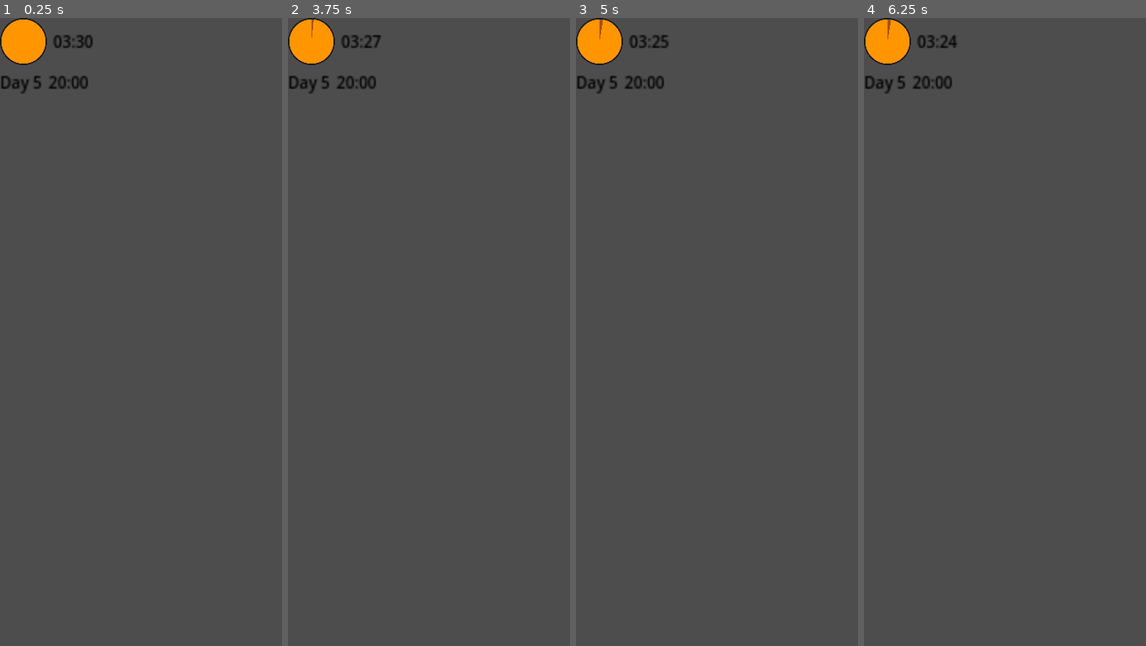
Above: before the commit, frames 1-4 (left to right).
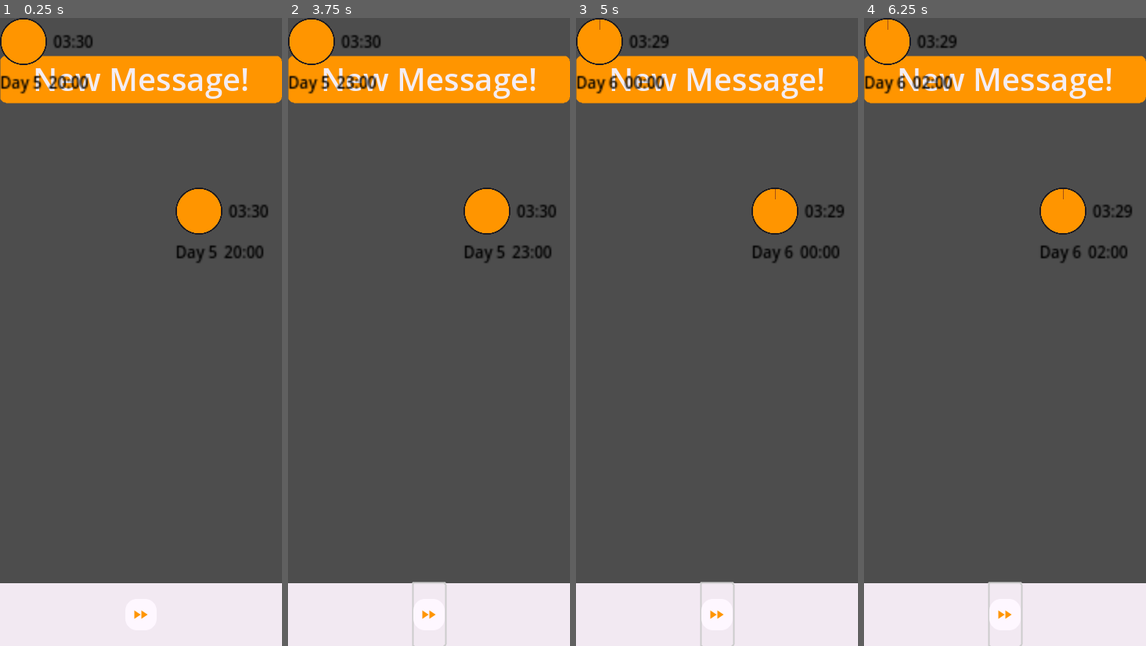
Above: after the commit, the same moments.

Repository: carabowes/Luscinia
Game: Godot game, scene res://main.tscn
Same seed, same stepped clock (60 frames per second), same inputs: the game is played once before the commit and once after it. Before the commit the project starts from res://Scenes/timer.tscn.
Inputs (mouse positions are in pixels of both pictures, inside the frame that each line leads up to):
- Up to frame 1 (0.25 s): no input
- Up to frame 2 (3.75 s): click (429, 80) at 0.5 s, where only the run after the commit has a clickable "New Message!"; click (429, 80) at 1.25 s, where only the run after the commit has a clickable "New Message!"; click (429, 614) at 2.02 s; click (429, 614) at 2.77 s; tap Enter at 3.5 s; move the mouse to (491, 300) at 3.52 s; press the mouse at (491, 300) at 3.53 s; hold D from 3.53 s (still down)
- Up to frame 3 (5 s): release D at 4.25 s; release the mouse at (779, 300) at 4.25 s; tap Space at 4.25 s; drag from (660, 363) to (702, 457) at 4.27 s
- Up to frame 4 (6.25 s): tap Enter at 5 s; move the mouse to (1033, 193) at 5.02 s; press the mouse at (1033, 193) at 5.03 s; hold D 5.03-5.75 s; release the mouse at (1033, 193) at 5.75 s; tap Space at 5.75 s; drag from (990, 457) to (920, 237) at 5.77 s

The runs differ from the first frame. In frame 1, 19% of the frame differs, in the area x 0-100%, y 6-100%; in frame 2, 19%, in the area x 0-100%, y 0-100%; in frame 3, 19%; in frame 4, 19%.

Commit message:
Main prototype scene adapts task-assignment.tscn. Ref #34
- Added task-assignment functionality into main scene
- Applied set theme to buttons in task-assignment

- Fixed bug where message alert still shows even if there are no messages to show.
- Fixed null reference bugs due to new file structure

Diff:
--- a/luscinia/Nodes/task_message_buttons/button.tscn
+++ b/luscinia/Nodes/task_message_buttons/button.tscn
@@ -1,7 +1,8 @@
-[gd_scene load_steps=3 format=3 uid="uid://chi1ovd807bam"]
+[gd_scene load_steps=4 format=3 uid="uid://chi1ovd807bam"]
 
 [ext_resource type="Script" path="res://Scripts/task_message/message_button.gd" id="1_vu3dy"]
 [ext_resource type="Script" path="res://Scripts/task_message/choice_button.gd" id="2_2qkf5"]
+[ext_resource type="Theme" uid="uid://bau28uma7h4s8" path="res://Sprites/UI/themes/details_page_theme.tres" id="2_sbe7r"]
 
 [node name="Button" type="Button"]
 custom_minimum_size = Vector2(360, 50)
@@ -9,6 +10,7 @@
 anchor_right = 1.0
 anchor_bottom = 0.06
 offset_bottom = 2.0
+theme = ExtResource("2_sbe7r")
 text = "placeholder"
 autowrap_mode = 1
 script = ExtResource("1_vu3dy")
@@ -21,7 +23,7 @@
 anchor_bottom = 16.0
 grow_horizontal = 2
 grow_vertical = 2
-color = Color(0.363163, 0.496028, 0.748412, 1)
+theme = ExtResource("2_sbe7r")
 
 [node name="Buttons" type="Node2D" parent="ColorRect"]
 
@@ -30,11 +32,12 @@
 anchors_preset = -1
 anchor_top = 11.52
 anchor_bottom = 11.52
-offset_top = 385.0
+offset_top = 352.0
 offset_right = 360.0
-offset_bottom = 455.0
+offset_bottom = 422.0
 grow_horizontal = 2
 grow_vertical = 2
+theme = ExtResource("2_sbe7r")
 text = "Choice 1"
 script = ExtResource("2_2qkf5")
 
@@ -44,11 +47,12 @@
 anchor_top = 13.92
 anchor_right = 45.0
 anchor_bottom = 15.36
-offset_top = 505.0
+offset_top = 448.0
 offset_right = 360.0
-offset_bottom = 575.0
+offset_bottom = 518.0
 grow_horizontal = 2
 grow_vertical = 2
 size_flags_vertical = 4
+theme = ExtResource("2_sbe7r")
 text = "Choice 2"
 script = ExtResource("2_2qkf5")
--- a/luscinia/Nodes/task_message_buttons/text_message.tscn
+++ b/luscinia/Nodes/task_message_buttons/text_message.tscn
@@ -1,10 +1,14 @@
-[gd_scene format=3 uid="uid://dwindv4flasfq"]
+[gd_scene load_steps=2 format=3 uid="uid://dwindv4flasfq"]
+
+[ext_resource type="Theme" uid="uid://bau28uma7h4s8" path="res://Sprites/UI/themes/details_page_theme.tres" id="1_e0hta"]
 
 [node name="message2" type="ColorRect"]
 custom_minimum_size = Vector2(320, 96)
 offset_left = 8.0
 offset_right = 328.0
 offset_bottom = 96.0
+theme = ExtResource("1_e0hta")
+color = Color(0.722656, 0.722656, 0.722656, 1)
 
 [node name="Label" type="Label" parent="."]
 layout_mode = 2
--- a/luscinia/Scenes/task-assignment.tscn
+++ b/luscinia/Scenes/task-assignment.tscn
@@ -1,8 +1,7 @@
-[gd_scene load_steps=6 format=3 uid="uid://bnodjjjy3hdxo"]
+[gd_scene load_steps=5 format=3 uid="uid://bnodjjjy3hdxo"]
 
 [ext_resource type="Script" path="res://Scripts/game_manager.gd" id="1_oq8wo"]
-[ext_resource type="Texture2D" uid="uid://b3of8bihh0aej" path="res://Sprites/testmap.png" id="2_irbr7"]
-[ext_resource type="Script" path="res://Scripts/sprite_control/opacity.gd" id="3_lidbb"]
+[ext_resource type="Theme" uid="uid://bau28uma7h4s8" path="res://Sprites/UI/themes/details_page_theme.tres" id="2_vfbfm"]
 [ext_resource type="Script" path="res://Scripts/task_message/message_alert.gd" id="4_b7pjs"]
 [ext_resource type="Script" path="res://Scripts/task_message/message_board_control.gd" id="5_14q0v"]
 
@@ -17,21 +16,13 @@
 show_alert = true
 messages = Array[String](["task lego city", "test message 2", "test message 3", "test message 4"])
 
-[node name="Map" type="Node2D" parent="."]
-
-[node name="Testmap" type="Sprite2D" parent="Map"]
-position = Vector2(179.598, 399.523)
-scale = Vector2(0.805368, 0.953515)
-texture = ExtResource("2_irbr7")
-script = ExtResource("3_lidbb")
-opacity = 0.8
-
-[node name="Button" type="Button" parent="."]
+[node name="new_message_alert" type="Button" parent="."]
 layout_mode = 1
 anchors_preset = -1
 anchor_right = 1.0
 anchor_bottom = 0.062
-offset_bottom = 62.512
+offset_bottom = 13.4
+theme = ExtResource("2_vfbfm")
 theme_override_font_sizes/font_size = 40
 text = "New Message!"
 script = ExtResource("4_b7pjs")
@@ -52,26 +43,15 @@
 anchor_bottom = 1.0
 grow_horizontal = 2
 grow_vertical = 2
-color = Color(0.890625, 0.890625, 0.890625, 1)
 
 [node name="ColorRect" type="ColorRect" parent="Control/ColorRect"]
 layout_mode = 1
 anchors_preset = -1
 anchor_right = 1.0
-anchor_bottom = 0.125
+anchor_bottom = 0.08
 grow_horizontal = 2
 grow_vertical = 2
-color = Color(0.617188, 0.617188, 0.617188, 1)
-
-[node name="ColorRect" type="ColorRect" parent="Control/ColorRect/ColorRect"]
-layout_mode = 1
-anchors_preset = -1
-anchor_top = 7.0
-anchor_right = 1.0
-anchor_bottom = 8.0
-offset_top = -6.10352e-05
-grow_horizontal = 2
-color = Color(0.617188, 0.617188, 0.617188, 1)
+color = Color(1, 0.584314, 0, 1)
 
 [node name="ScrollContainer" type="ScrollContainer" parent="Control"]
 layout_mode = 1
--- a/luscinia/Scripts/game_manager.gd
+++ b/luscinia/Scripts/game_manager.gd
@@ -1,22 +1,14 @@
 extends Control
 
-@onready var alert = $Button
+@onready var alert = $new_message_alert
 
 @export_group("Messages")
 var message_amount: int = 0
 @export var show_alert: bool = false
 @export var messages: Array[String] = []
 
-@export_group("Resources")
-@export var personnel: int = 100
-@export var funding: int = 100
-@export var equipment: int = 100
-
-@export_group("Stats")
-@export var stability: int = 100
-
 func _process(delta: float) -> void:
-	if(!show_alert):
+	if(!show_alert || message_amount == messages.size()):
 		alert.visible = false
 	else:
 		alert.visible = true
--- a/luscinia/Scripts/sprite_control/opacity.gd
+++ b/luscinia/Scripts/sprite_control/opacity.gd
@@ -2,10 +2,6 @@
 
 @export var opacity: float
 
-# Called when the node enters the scene tree for the first time.
-func _ready() -> void:
-	pass # Replace with function body.
-
 # Called every frame. 'delta' is the elapsed time since the previous frame.
 func _process(delta: float) -> void:
 	self_modulate.a = opacity
--- a/luscinia/Scripts/task_message/message_board_control.gd
+++ b/luscinia/Scripts/task_message/message_board_control.gd
@@ -11,7 +11,7 @@
 @export var msg_shown: int
 
 func add_message():
-	var message_instance = load("res://Nodes/button.tscn").instantiate()
+	var message_instance = load("res://Nodes/task_message_buttons/button.tscn").instantiate()
 	message_instance.text = gm.messages[gm.message_amount-1]
 	add_child(message_instance)
 	move_child(message_instance, 0)
--- a/luscinia/main.tscn
+++ b/luscinia/main.tscn
@@ -3,9 +3,11 @@
 [ext_resource type="PackedScene" uid="uid://djfodjryat72c" path="res://Scenes/map.tscn" id="1_7fdga"]
 [ext_resource type="PackedScene" uid="uid://cw1bfk5qtjy3o" path="res://Scenes/resource_manager.tscn" id="1_8r20m"]
 [ext_resource type="PackedScene" uid="uid://desl373b33t23" path="res://Scenes/timer.tscn" id="2_5mpic"]
+[ext_resource type="PackedScene" uid="uid://desl373b33t23" path="res://Scenes/timer.tscn" id="2_5mpic"]
 [ext_resource type="PackedScene" uid="uid://da0l1xitf07a2" path="res://Scenes/resource_page.tscn" id="4_vi8yg"]
 [ext_resource type="PackedScene" uid="uid://c70krmks36rto" path="res://Scenes/task_details.tscn" id="5_0qr7n"]
 [ext_resource type="PackedScene" uid="uid://cvex4d7ipjauf" path="res://Scenes/navbar.tscn" id="5_5vcs1"]
+[ext_resource type="PackedScene" uid="uid://bnodjjjy3hdxo" path="res://Scenes/task-assignment.tscn" id="5_54hgn"]
 
 [node name="Main" type="Control"]
 layout_mode = 3
@@ -17,8 +19,9 @@
 
 [node name="resource_manager" parent="." instance=ExtResource("1_8r20m")]
 
-[node name="Map" parent="." node_paths=PackedStringArray("details_page") instance=ExtResource("1_7fdga")]
-details_page = NodePath("../TaskDetails")
+[node name="task_messanger" parent="." instance=ExtResource("5_54hgn")]
+layout_mode = 1
+offset_top = 48.0
 
 [node name="Navbar" parent="." instance=ExtResource("5_5vcs1")]
 layout_mode = 1
@@ -27,12 +30,16 @@
 [node name="Timer" parent="." instance=ExtResource("2_5mpic")]
 layout_mode = 1
 
-[node name="resource-page" parent="." instance=ExtResource("4_vi8yg")]
+[node name="resource_page" parent="." instance=ExtResource("4_vi8yg")]
 visible = false
 layout_mode = 1
 offset_left = -0.46
 offset_right = -360.46
 
-[node name="TaskDetails" parent="." instance=ExtResource("5_0qr7n")]
+[node name="task_details" parent="." instance=ExtResource("5_0qr7n")]
 visible = false
 layout_mode = 1
+offset_top = 32.0
+
+[node name="timer" parent="." instance=ExtResource("2_5mpic")]
+position = Vector2(224, 216)
--- a/luscinia/project.godot
+++ b/luscinia/project.godot
@@ -11,7 +11,7 @@
 [application]
 
 config/name="Luscinia"
-run/main_scene="res://Scenes/timer.tscn"
+run/main_scene="res://main.tscn"
 config/features=PackedStringArray("4.3", "Mobile")
 config/icon="res://Sprites/icon.svg"
 
Not shown, added: luscinia/Scenes/tim2DF8.tmp
Not shown, added: luscinia/Scenes/timE445.tmp
Not shown, added: luscinia/Scenes/timF904.tmp
